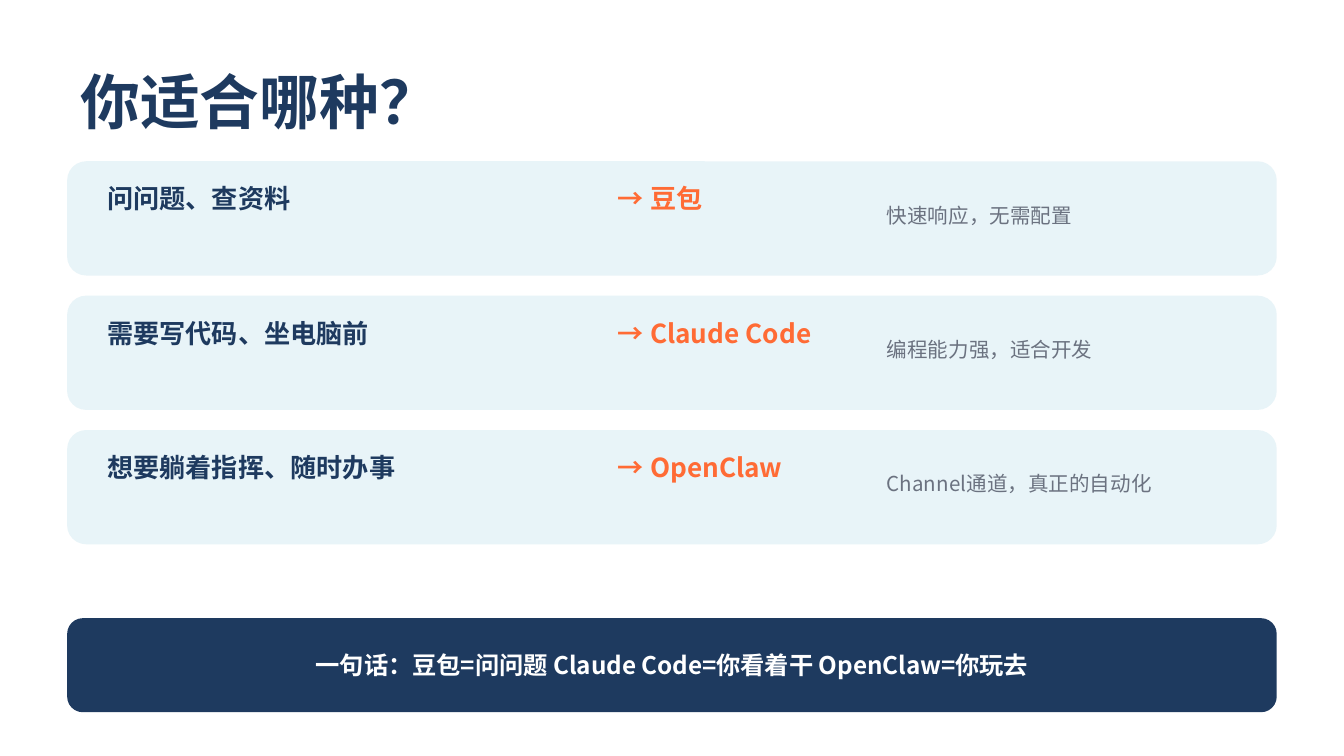
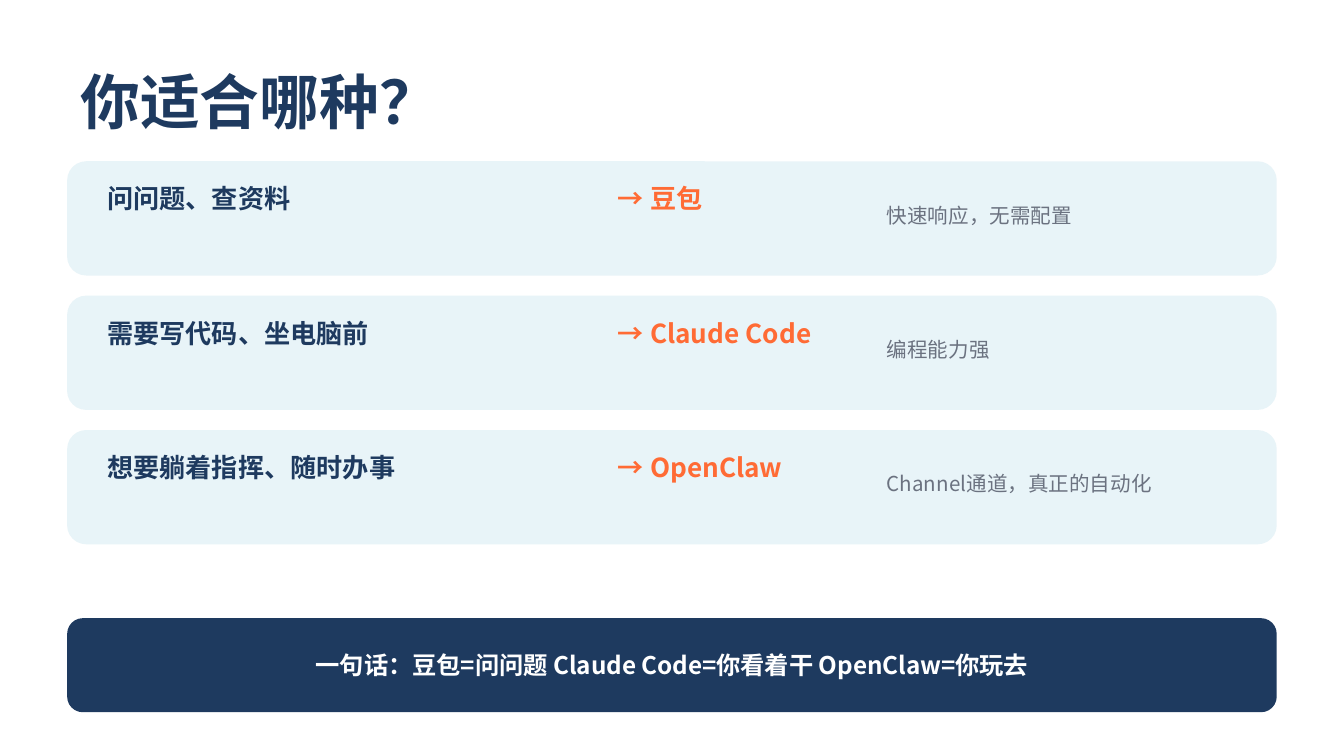
Before and after one commit to lingling1989r/Openclaw4OPC, a slide deck: slide 5 of DAY01_认知与案例.pptx (slide 4 before the commit). Drawn at 1344x756 pixels with LibreOffice and Linux fonts; fonts in the diff are those of the drawing. Boxes give left, top, right and bottom in pixels: in the first picture for what was removed or moved away, otherwise in the second. Text is boxed around its words. In the diff, an @@ line names an element or a change of style, - is before the commit and + after.

```diff
--- a/DAY01_认知与案例.pptx
+++ b/DAY01_认知与案例.pptx
@@ text at [887, 340, 990, 359]: text changed @@
-编程能力强，适合开发
+编程能力强
```
Also in this commit, not shown: 6 other slides changed, 1 slide added, 1 other file.
